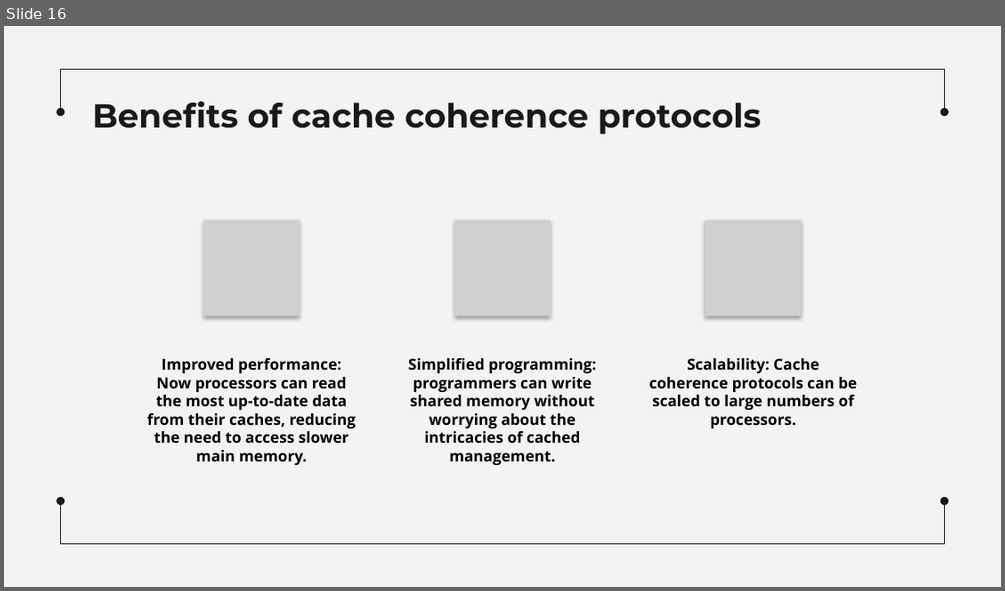
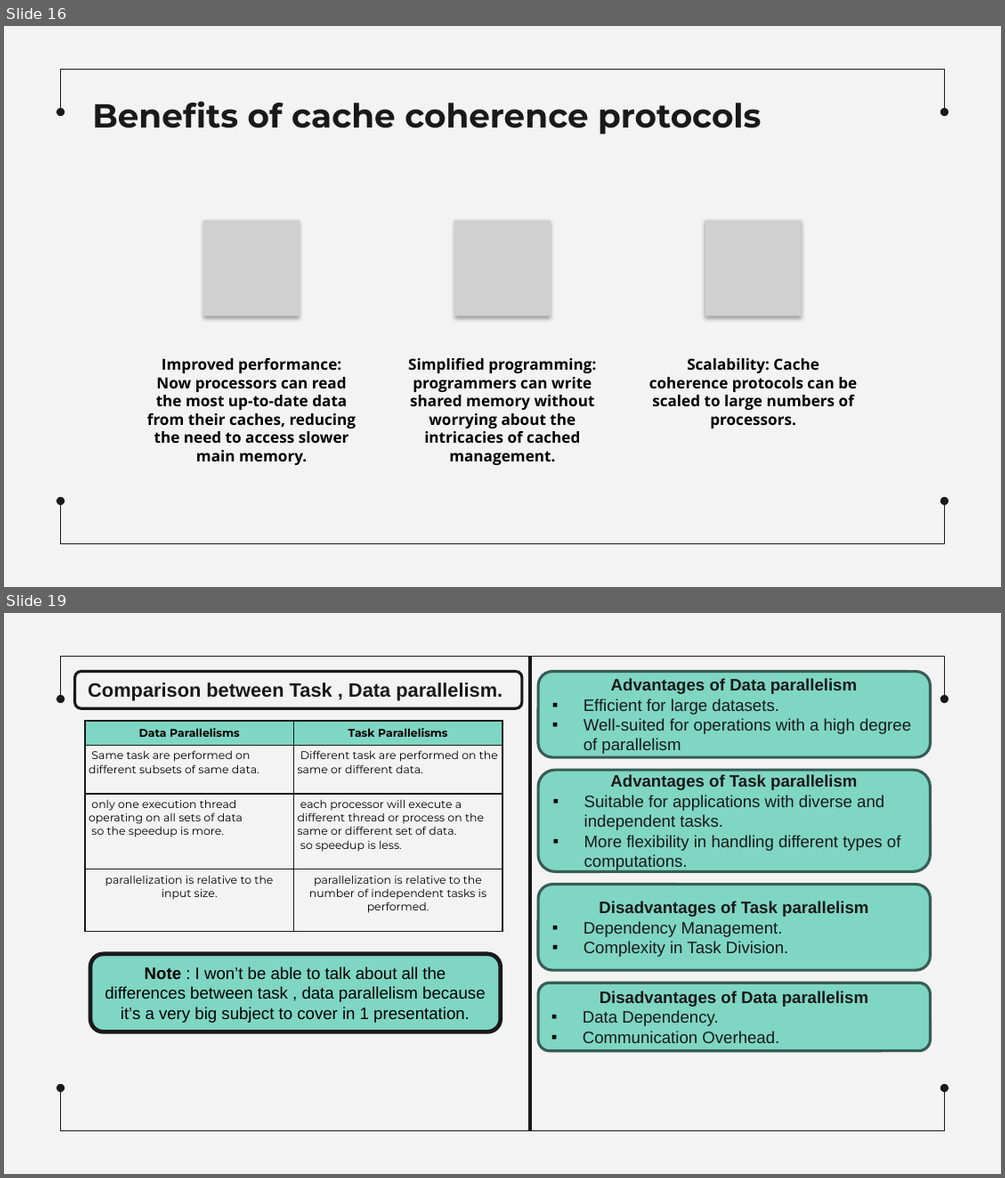
Before and after one commit to MahmoudEssam707/Operating-System, a slide deck: Presentaion on Shared Memory Machines/Sharing Memory Machines.pptx. Shown one above the other, each under a label of ours: slide 16 before the commit, slides 16 and 19 after it; the slides between them are not shown. The pictures are 1005x591 and 1005x1178 pixels, drawn with LibreOffice and Linux fonts; fonts in the diff are those of the drawing; grey boxes stand for pictures. Boxes give left, top, right and bottom in pixels: in the first picture for what was removed or moved away, otherwise in the second. Text is boxed around its words. In the diff, an @@ line names an element or a change of style, - is before the commit and + after.

```diff
--- a/Presentaion on Shared Memory Machines/Sharing Memory Machines.pptx
+++ b/Presentaion on Shared Memory Machines/Sharing Memory Machines.pptx
@@ slide 19 added at (4,613,1001,1174), background #F3F3F3; not listed: 6 template elements that a slide beside it also shows @@
@@ line added from (530, 657) to (530, 1130), #181818 2.25 pt @@
@@ rounded rectangle added at (75,672,521,709), fill #F3F3F3, outline #191919 2 pt, 14 pt, text #191919, bold @@
+Comparison between Task , Data parallelism.
@@ rounded rectangle added at (538,672,930,757), fill #7FD6C3, outline #385E55 2 pt, 12 pt, text #191919 @@
+Advantages of Data parallelism
+▪ Efficient for large datasets.
+▪ Well-suited for operations with a high degree of parallelism
@@ table added at (85,721,502,927), 4 rows, 2 columns @@
+Data Parallelisms | Task Parallelisms
+Same task are performed on different subsets of same data. | Different task are performed on the same or different data.
+only one execution thread operating on all sets of data / so the speedup is more. | each processor will execute a different thread or process on the same or different set of data. / so speedup is less.
+parallelization is relative to the input size. | parallelization is relative to the number of independent tasks is performed.
@@ rounded rectangle added at (538,770,930,871), fill #7FD6C3, outline #385E55 2 pt, 12 pt, text #191919 @@
+Advantages of Task parallelism
+▪ Suitable for applications with diverse and independent tasks.
+▪ More flexibility in handling different types of computations.
@@ rounded rectangle added at (538,884,930,970), fill #7FD6C3, outline #385E55 2 pt, 12 pt, text #191919 @@
+Disadvantages of Task parallelism
+▪ Dependency Management.
+▪ Complexity in Task Division.
@@ rounded rectangle added at (90,954,501,1031), fill #7FD6C3, outline #191919 3 pt, 12 pt, text #000000 @@
+Note : I won’t be able to talk about all the differences between task , data parallelism because it’s a very big subject to cover in 1 presentation.
@@ rounded rectangle added at (538,983,930,1051), fill #7FD6C3, outline #385E55 2 pt, 12 pt, text #191919 @@
+Disadvantages of Data parallelism
+▪ Data Dependency.
+▪ Communication Overhead.
```
Also in this commit, not shown: 18 other slides added, 1 slide removed, 1 other file.
